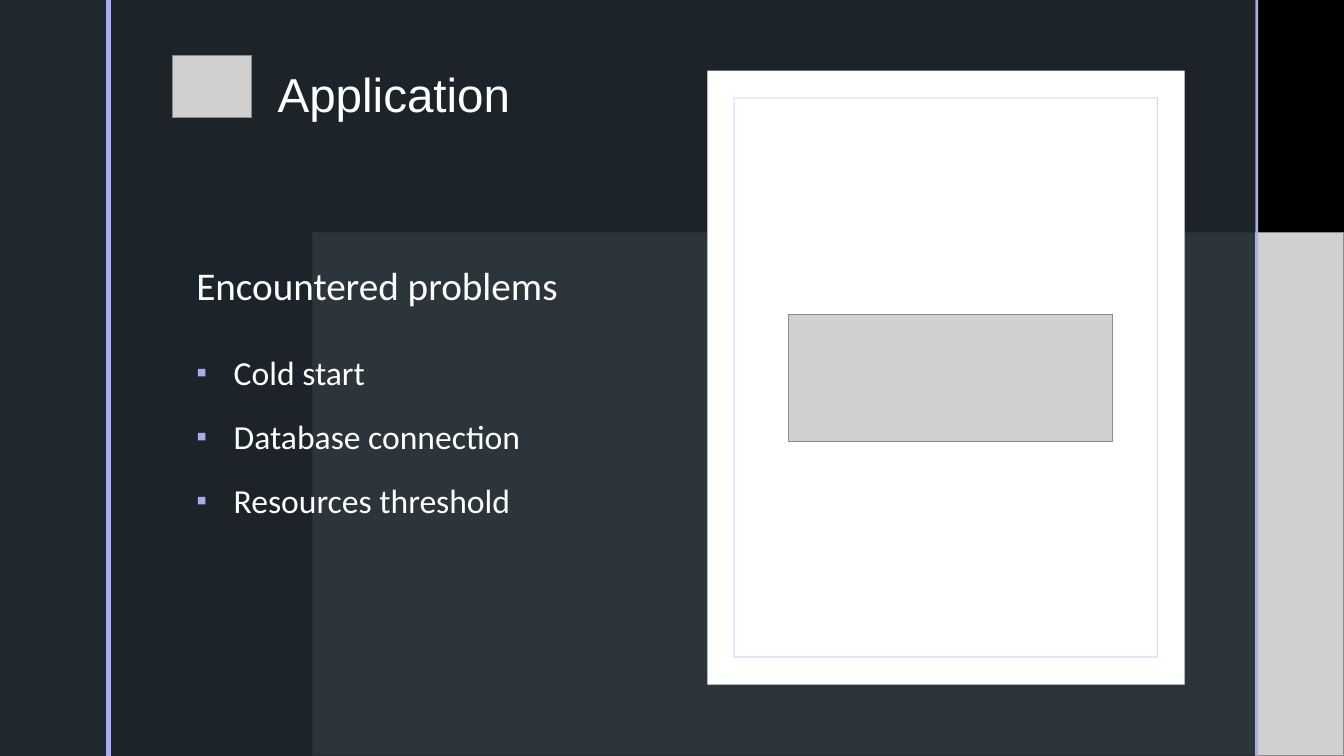
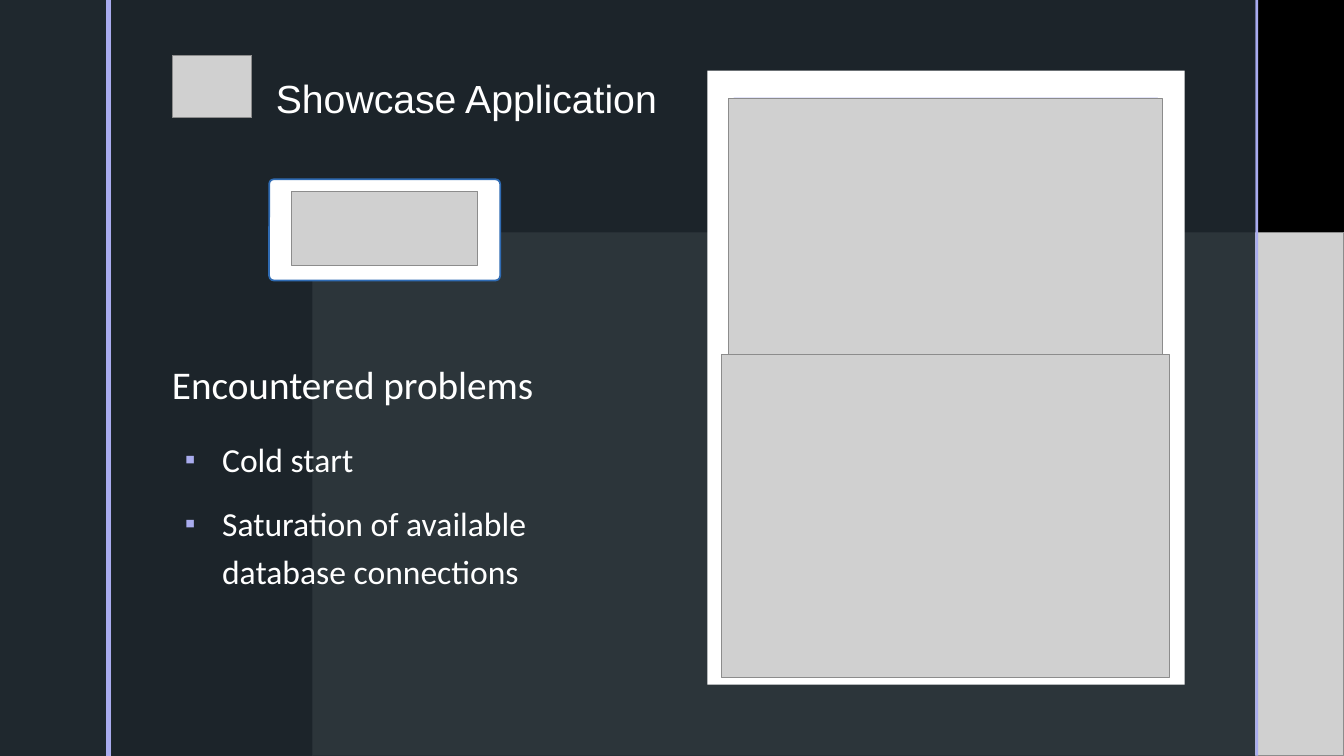
Before and after one commit to androsanta/Thesis, a slide deck: slide 10 of presentation/presentation.pptx. Drawn at 1344x756 pixels with LibreOffice and Linux fonts; fonts in the diff are those of the drawing; grey boxes stand for pictures; background and template pictures are left out. Boxes give left, top, right and bottom in pixels: in the first picture for what was removed or moved away, otherwise in the second. Text is boxed around its words. In the diff, an @@ line names an element or a change of style, - is before the commit and + after.

```diff
--- a/presentation/presentation.pptx
+++ b/presentation/presentation.pptx
@@ text at bbox=[276, 84, 657, 121]: text changed; size 34 to 28 pt @@
-Application
+Showcase Application
@@ picture added at bbox=[729, 99, 1163, 375] @@
@@ rounded rectangle added at bbox=[269, 179, 500, 280], fill #FFFFFF, outline #2F6BB4 1.25 pt @@
@@ picture: place and size @@
-picture at bbox=[789, 315, 1113, 443]
+picture at bbox=[291, 192, 478, 265]
@@ text "Encountered problems": place and size @@
-text "Encountered problems" at bbox=[196, 272, 558, 307]
+text "Encountered problems" at bbox=[172, 371, 533, 406]
@@ picture added at bbox=[722, 355, 1171, 678] @@
@@ text "Cold start": place and size @@
-text "Cold start" at bbox=[234, 361, 520, 514]
+text "Cold start" at bbox=[222, 448, 526, 585]
@@ text "Cold start" at bbox=[222, 448, 526, 585]: vertical alignment middle to top @@
@@ text at bbox=[222, 512, 526, 585]: text changed @@
-▪ Database connection
-▪ Resources threshold
+▪ Saturation of available database connections
```
Also in this commit, not shown: 8 other slides changed, 2 slides added, 1 slide removed.
